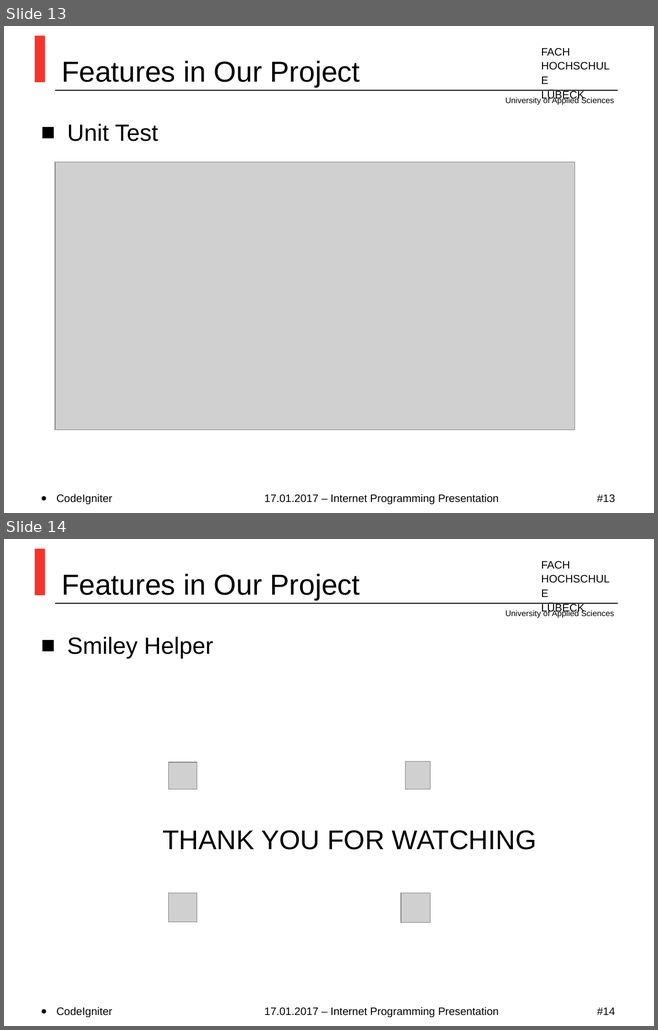
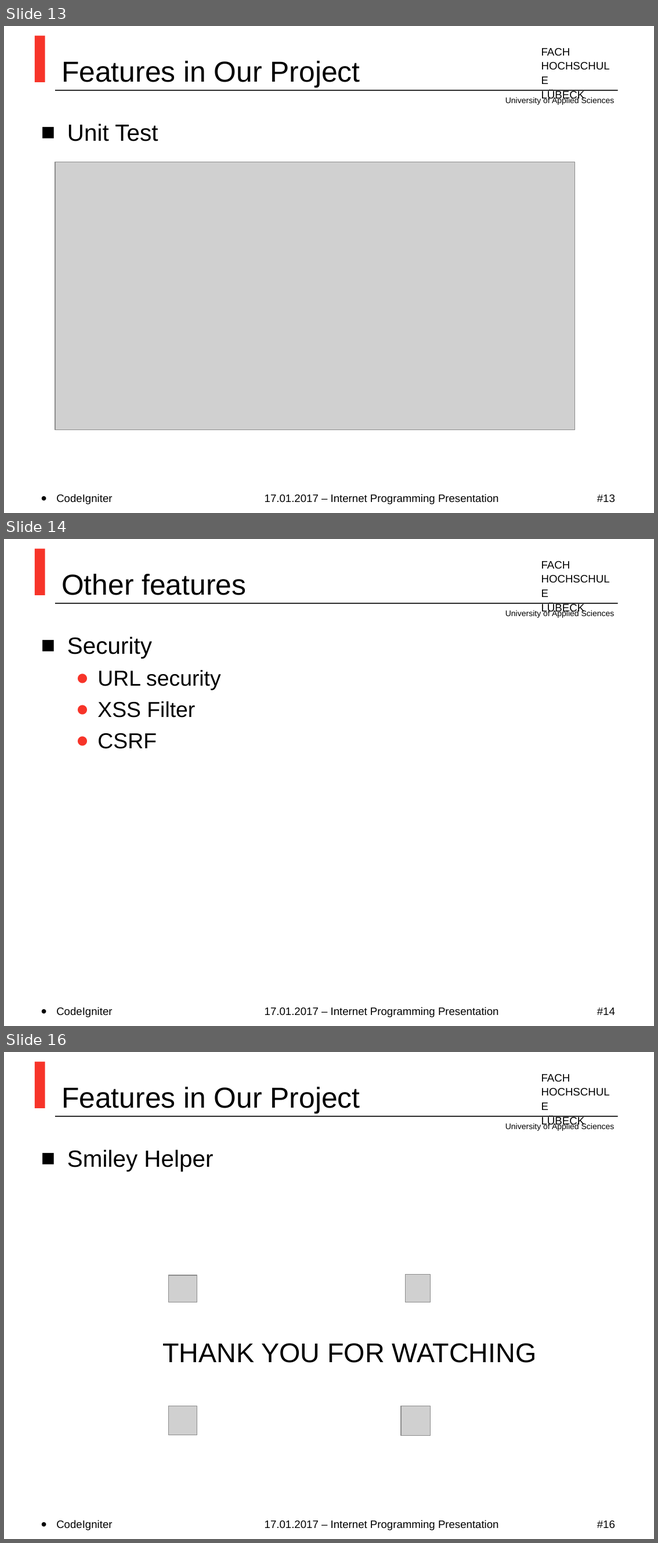
Before and after one commit to MirrShad/TiniBlog, a slide deck: Index.ppt. Shown one above the other, each under a label of ours: slides 13 and 14 before the commit, slides 13, 14 and 16 after it; the slides between them are not shown. The pictures are 658x1030 and 658x1543 pixels, drawn with LibreOffice and Linux fonts; fonts in the diff are those of the drawing; grey boxes stand for pictures; background and template pictures are left out. Boxes give left, top, right and bottom in pixels: in the first picture for what was removed or moved away, otherwise in the second. Text is boxed around its words. In the diff, an @@ line names an element or a change of style, - is before the commit and + after.

```diff
--- a/Index.ppt
+++ b/Index.ppt
@@ slide 14 added at [4,539,654,1026], background #FFFFFF; not listed: 4 template elements that a slide beside it also shows @@
@@ title added at [61,574,246,595], 32 pt, text #000000 @@
+Other features
@@ text added at [67,636,221,749], 24 pt, text #000000 @@
+■ Security
+  ● URL security
+  ● XSS Filter
+  ● CSRF
@@ text added at [56,1007,112,1017], 12 pt, text #000000 @@
+• CodeIgniter
@@ text added at [264,1007,499,1017], 12 pt, text #000000 @@
+17.01.2017 – Internet Programming Presentation
@@ page number added at [597,1008,615,1015], 12 pt, text #000000 @@
+#14
@@ what was slide 14 is now slide 16 @@
@@ page number at [597,1521,615,1528]: text changed @@
-#14
+#16
```
Also in this commit, not shown: 1 slide changed, 1 other slide added, 1 other file.
